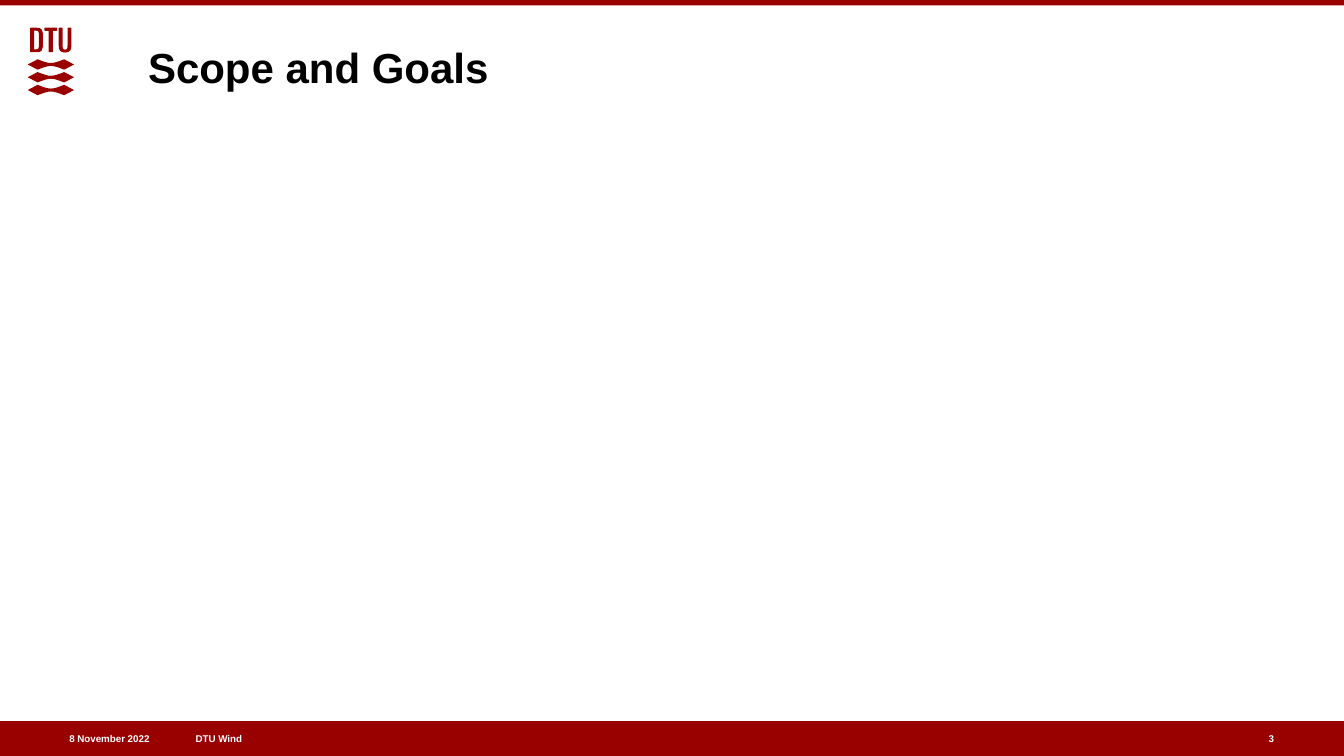
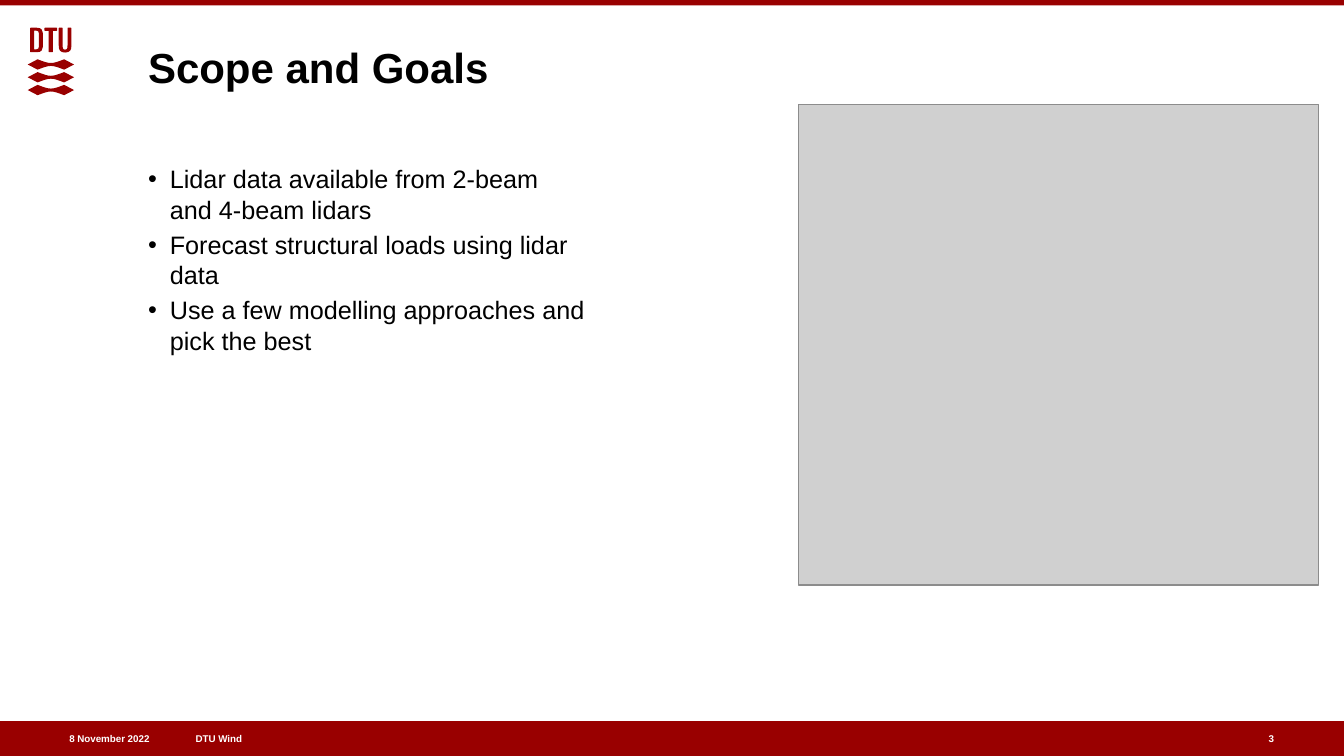
Before and after one commit to joramdevries/ProbabilisticMethods, a slide deck: slide 3 of Final_Project/FeedbackPresentation.pptx. Drawn at 1344x756 pixels with LibreOffice and Linux fonts; fonts in the diff are those of the drawing; grey boxes stand for pictures. Boxes give left, top, right and bottom in pixels: in the first picture for what was removed or moved away, otherwise in the second. Text is boxed around its words. In the diff, an @@ line names an element or a change of style, - is before the commit and + after.

Commit message:
PPT update

```diff
--- a/Final_Project/FeedbackPresentation.pptx
+++ b/Final_Project/FeedbackPresentation.pptx
@@ picture added at <box>800,104,1320,585</box> @@
@@ text added at <box>170,169,584,355</box>, 18 pt, text #000000 @@
+• Lidar data available from 2-beam and 4-beam lidars
+• Forecast structural loads using lidar data
+• Use a few modelling approaches and pick the best
```
Also in this commit, not shown: 2 other files.
